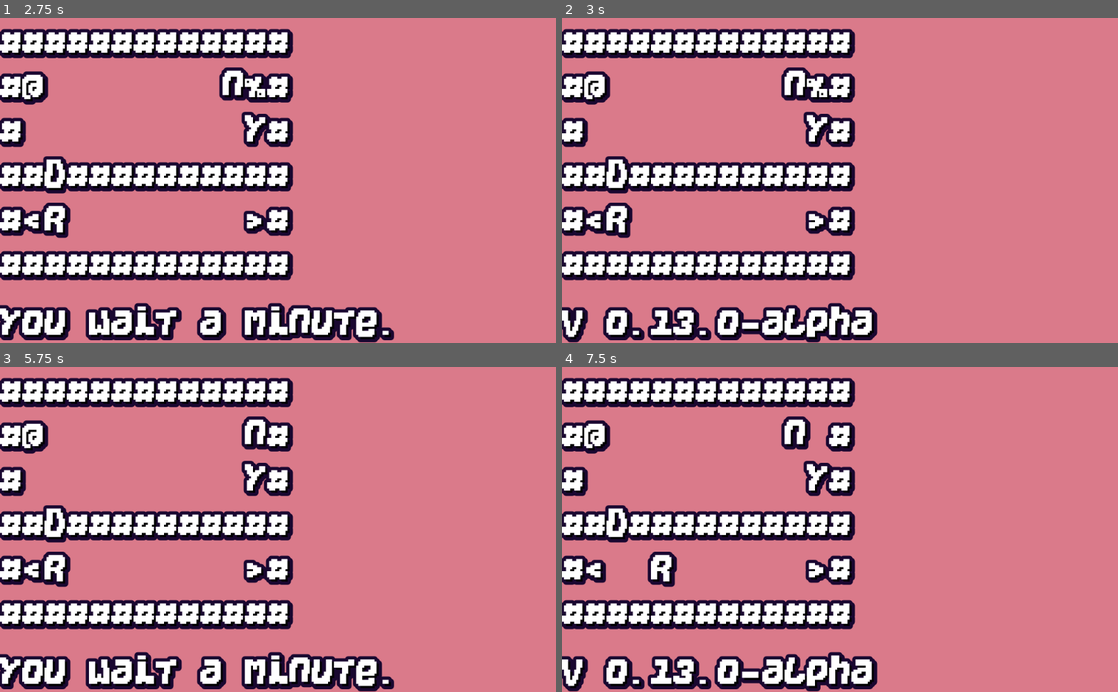
Above: before the commit, frames 1-4 (two rows, left to right).
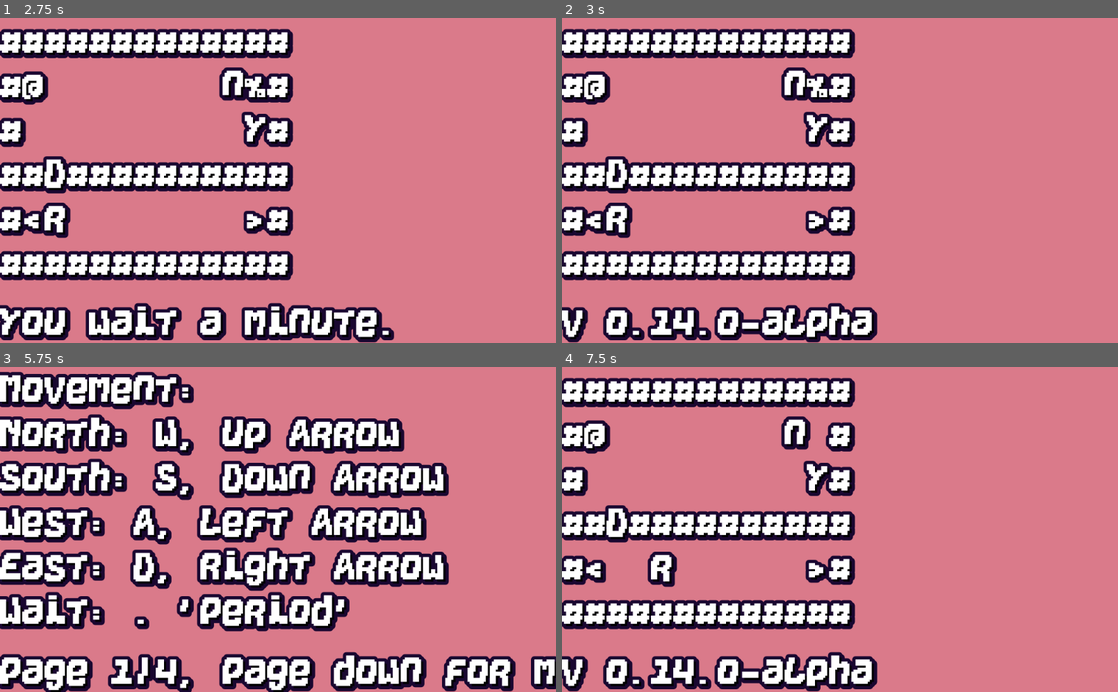
Above: after the commit, the same moments.

Repository: KaizNike/Defeating-User-Built-Dungeon
Game: Godot game, scene res://Main.tscn
Two runs of this game, one before a commit and one after it. Both use one fixed random seed, a clock stepped at 60 frames per second and the inputs below.
Inputs (mouse positions are in pixels of both pictures, inside the frame that each line leads up to):
- Up to frame 1 (2.75 s): tap Enter at 0.5 s; move the mouse to (400, 164) at 0.52 s; hold Keypad 6 (fire_right) 0.53-1.28 s; hold . (wait) 0.53-1.28 s; tap R (reset) at 1.25, 2 s; move the mouse to (166, 196) at 1.27 s; hold Page Down (ui_page_down) 1.28-2.03 s; tap X (fire) at 1.35 s; tap . (wait) at 1.55, 2.3 s; move the mouse to (333, 109) at 2.02 s; hold Keypad 6 (fire_right) from 2.03 s (still down); hold Z (use_scroll) from 2.03 s (still down)
- Up to frame 2 (3 s): tap R (reset) at 2.75 s; move the mouse to (812, 245) at 2.77 s; release Keypad 6 (fire_right) at 2.78 s; release Z (use_scroll) at 2.78 s; hold Page Up (ui_page_up) from 2.78 s (still down); tap V (version_display) at 2.85 s
- Up to frame 3 (5.75 s): tap . (wait) at 3.05, 4.55 s; tap R (reset) at 3.5 s; move the mouse to (444, 578) at 3.52 s; release Page Up (ui_page_up) at 3.53 s; hold . (wait) 3.53-4.28 s; hold Keypad 4 (fire_left) 3.53-5.03 s; tap Escape (escape) at 4.15 s; move the mouse to (111, 480) at 4.27 s; tap Shift at 4.35 s; tap I (inventory) at 4.9 s; move the mouse to (305, 529) at 5.02 s; hold Page Down (ui_page_down) from 5.03 s (still down); hold . (wait) from 5.03 s (still down); tap F1 (help, bound only after the commit) at 5.65 s
- Up to frame 4 (7.5 s): move the mouse to (756, 448) at 5.77 s; release Page Down (ui_page_down) at 5.78 s; release . (wait) at 5.78 s; hold Keypad 6 (fire_right) 5.78-6.53 s; tap X (fire) at 5.85 s; tap . (wait) at 6.05, 6.8 s; tap R (reset) at 6.5 s; move the mouse to (962, 513) at 6.52 s; hold Page Up (ui_page_up) 6.53-7.28 s; hold Z (use_scroll) 6.53-7.28 s; move the mouse to (728, 545) at 7.27 s; hold Keypad 6 (fire_right) from 7.28 s (still down); tap V (version_display) at 7.35 s

Frame 1 is identical in both runs. In frame 2, 0.2% of the frame differs, in the area x 19-25%, y 88-100%; in frame 3, 40%, in the area x 0-100%, y 1-100%; in frame 4, 0.2%.

Commit message:
v 0.14 Controls Help
- 4 Pages of Controls, Accessed thru ?

Diff:
--- a/Defeating User Built Dungeon/Main.gd
+++ b/Defeating User Built Dungeon/Main.gd
@@ -2,8 +2,8 @@
 extends Node
 
 # Major, Minor, Patch
-var version = [0, 13, 0, "-alpha"]
-# Level/Text Editor Update
+var version = [0, 14, 0, "-alpha"]
+# Controls List (?)
 
 # Future ideas - Friendly or neutral mobs, ghosts (spawn in reused rooms where player died), Pets
 
@@ -185,11 +185,13 @@
 #	Everything that causes input to be ignored
 	if event is InputEventMouseMotion or (waiting and waitingOn == "Quit"):
 		return
-	print(escaping)
+#	print(escaping)
 	if event.is_action_pressed("escape"):
-		if waiting and waitingOn == "Inventory":
+		if waiting and waitingOn == "Inventory" or waitingOn == "Help":
 			_display_array(game_array)
 			_status_bar_update()
+			waiting = false
+			waitingOn = ""
 			return
 		statusLabel.text = "Escape again to quit."
 		if escaping:
@@ -239,11 +241,34 @@
 			else:
 				_show_inv(currentPageShown - 1)
 		return
+#		WORKING ON
+	elif (waiting and waitingOn == "Help") and (event.is_action_pressed("ui_page_down") or event.is_action_pressed("ui_page_up")):
+		if event.is_action_pressed("ui_page_down"):
+			if currentPageShown == numOfPages:
+				_show_help(currentPageShown)
+				return
+			else:
+				_show_help(currentPageShown + 1)
+			return
+		if event.is_action_pressed("ui_page_up"):
+			if currentPageShown == 1:
+				_show_help(currentPageShown)
+				return
+			else:
+				_show_help(currentPageShown - 1)
+		return
 #	if event is InputEventKey and event.scancode == KEY_SHIFT:
 #		print("shift")
 #	print(_get_text_as_array(OS.clipboard))
 #	Ignores inputs past essential ones
 	if frozenInputs:
+		return
+	if event.is_action_pressed("help"):
+		waiting = true
+		waitingOn = "Help"
+		print(waitingOn)
+		currentPageShown = 1
+		_show_help(currentPageShown)
 		return
 	if waiting and event.is_pressed():
 		pageSelect = false
@@ -347,7 +372,8 @@
 		notiTimer.start()
 		return
 	elif event.is_action_pressed("inventory"):
-		_show_inv(1)
+		currentPageShown = 1
+		_show_inv(currentPageShown)
 	elif event.is_action_pressed("heal"):
 		if _find_and_use_item("+", player):
 			statusLabel.text = "You heal to " + str(player.HP) + "."
@@ -945,6 +971,30 @@
 			return
 	inventory.append(item)
 
+func _show_help(shownPage):
+	currentPageShown = shownPage
+	print("Starting Help + " + str(shownPage) + " Paged.")
+	numOfPages = 4
+	var text = ""
+	var altText = ""
+	match shownPage:
+		1:
+			text += "Movement:\nNorth: W, Up Arrow\nSouth: S, Down Arrow\nWest: A, Left Arrow\nEast: D, Right Arrow\nWait: . 'Period'"
+			altText += "Page 1/4, Page down for more"
+		2:
+			text += "Items:\nOpen Inventory: I\nHeal: + 'Plus'\nScroll: Z\nFire: X + Keypad"
+			altText += "Page 2/4, Page down for more"
+		3:
+			text += "Level editing:\nEnter level editor: ~ 'Tilde'\nSave level: Ctrl + S\nPaste Level: Ctrl + V"
+			altText += "Page 3/4, Page down for more"
+		4:
+			text += "System:\nQuit: Esc\nReset Level: R\nRestart Game: Shift + R\nDark Mode: Shift + D\nVersion Display: V"
+			altText += "Page 4/4, Page up for more"
+	print(text)
+	levelLabel.text = text
+	statusLabel.text = altText
+	pass
+
 func _show_inv(shownPage):
 	currentPageShown = shownPage
 	var items = 0
--- a/Defeating User Built Dungeon/project.godot
+++ b/Defeating User Built Dungeon/project.godot
@@ -131,6 +131,12 @@
 "events": [ Object(InputEventKey,"resource_local_to_scene":false,"resource_name":"","device":0,"alt":false,"shift":false,"control":true,"meta":false,"command":true,"pressed":false,"scancode":83,"unicode":0,"echo":false,"script":null)
  ]
 }
+help={
+"deadzone": 0.5,
+"events": [ Object(InputEventKey,"resource_local_to_scene":false,"resource_name":"","device":0,"alt":false,"shift":true,"control":false,"meta":false,"command":false,"pressed":false,"scancode":47,"unicode":0,"echo":false,"script":null)
+, Object(InputEventKey,"resource_local_to_scene":false,"resource_name":"","device":0,"alt":false,"shift":false,"control":false,"meta":false,"command":false,"pressed":false,"scancode":16777244,"unicode":0,"echo":false,"script":null)
+ ]
+}
 
 [physics]
 
